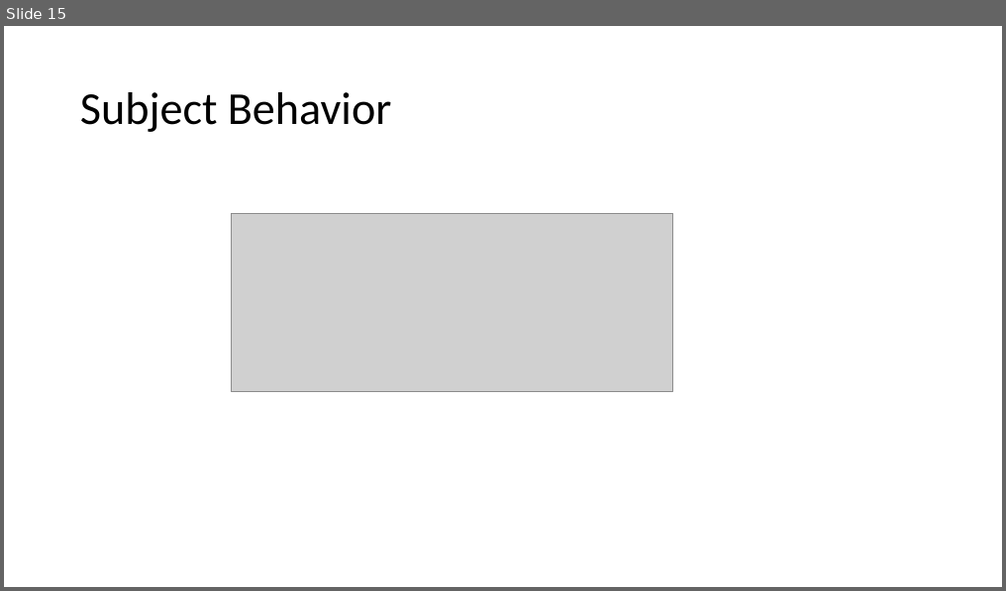
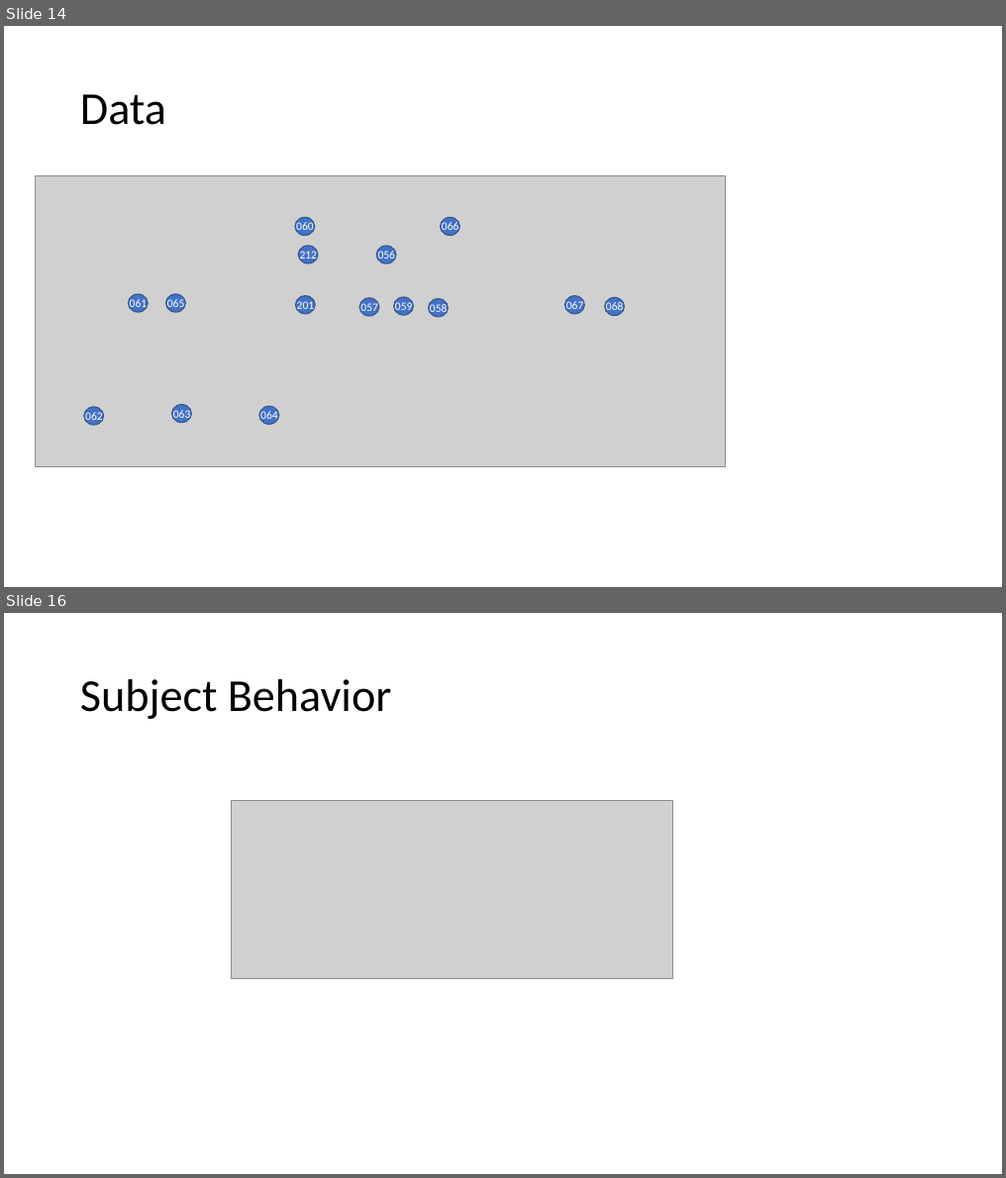
Before and after one commit to I2PM/Standard-Documents-for-Subject-Orientation, a slide deck: PASS-STandardisierungsdokument/20181026-Ontologie-Bilder/20181206 Bilder PASS Ontologie.pptx. Shown one above the other, each under a label of ours: slide 15 before the commit, slides 14 and 16 after it; the slides between them are not shown. The pictures are 1006x591 and 1006x1178 pixels, drawn with LibreOffice and Linux fonts; fonts in the diff are those of the drawing; grey boxes stand for pictures. Boxes give left, top, right and bottom in pixels: in the first picture for what was removed or moved away, otherwise in the second. Text is boxed around its words. In the diff, an @@ line names an element or a change of style, - is before the commit and + after.

```diff
--- a/PASS-STandardisierungsdokument/20181026-Ontologie-Bilder/20181206 Bilder PASS Ontologie.pptx
+++ b/PASS-STandardisierungsdokument/20181026-Ontologie-Bilder/20181206 Bilder PASS Ontologie.pptx
@@ slide 14 added at box(4, 26, 1002, 587), background #FFFFFF @@
@@ title added at box(80, 94, 166, 125), 44 pt, text #000000 @@
+Data
@@ picture added at box(36, 175, 726, 467) @@
@@ ellipse added at box(295, 218, 315, 236), fill #4472C4, outline #325491 1 pt @@
@@ text added at box(296, 221, 314, 234), 11 pt, text #FFFFFF @@
+060
@@ ellipse added at box(441, 218, 460, 236), fill #4472C4, outline #325491 1 pt @@
@@ text added at box(442, 221, 459, 234), 11 pt, text #FFFFFF @@
+066
@@ ellipse added at box(298, 246, 318, 264), fill #4472C4, outline #325491 1 pt @@
@@ text added at box(300, 249, 318, 262), 11 pt, text #FFFFFF @@
+212
@@ ellipse added at box(377, 246, 396, 264), fill #4472C4, outline #325491 1 pt @@
@@ text added at box(378, 250, 396, 263), 11 pt, text #FFFFFF @@
+056
@@ ellipse added at box(129, 294, 148, 312), fill #4472C4, outline #325491 1 pt @@
@@ text added at box(130, 298, 148, 311), 11 pt, text #FFFFFF @@
+061
@@ ellipse added at box(165, 294, 185, 312), fill #4472C4, outline #325491 1 pt @@
@@ text added at box(167, 298, 185, 311), 11 pt, text #FFFFFF @@
+065
@@ ellipse added at box(295, 296, 315, 314), fill #4472C4, outline #325491 1 pt @@
@@ text added at box(297, 299, 315, 312), 11 pt, text #FFFFFF @@
+201
@@ ellipse added at box(359, 298, 379, 316), fill #4472C4, outline #325491 1 pt @@
@@ text added at box(360, 301, 378, 314), 11 pt, text #FFFFFF @@
+057
@@ ellipse added at box(394, 297, 414, 315), fill #4472C4, outline #325491 1 pt @@
@@ text added at box(395, 301, 413, 314), 11 pt, text #FFFFFF @@
+059
@@ ellipse added at box(429, 299, 448, 317), fill #4472C4, outline #325491 1 pt @@
@@ text added at box(430, 302, 448, 315), 11 pt, text #FFFFFF @@
+058
@@ ellipse added at box(564, 296, 584, 314), fill #4472C4, outline #325491 1 pt @@
@@ text added at box(566, 299, 584, 312), 11 pt, text #FFFFFF @@
+067
@@ ellipse added at box(604, 297, 624, 316), fill #4472C4, outline #325491 1 pt @@
@@ text added at box(606, 301, 624, 314), 11 pt, text #FFFFFF @@
+068
@@ ellipse added at box(84, 407, 104, 425), fill #4472C4, outline #325491 1 pt @@
@@ text added at box(85, 410, 103, 423), 11 pt, text #FFFFFF @@
+062
@@ ellipse added at box(171, 405, 191, 423), fill #4472C4, outline #325491 1 pt @@
@@ text added at box(173, 408, 191, 421), 11 pt, text #FFFFFF @@
+063
@@ ellipse added at box(259, 406, 279, 424), fill #4472C4, outline #325491 1 pt @@
@@ text added at box(260, 410, 278, 423), 11 pt, text #FFFFFF @@
+064
@@ what was slide 15 is now slide 16 @@
```
Also in this commit, not shown: 1 slide changed, 2 other slides added, 2 slides removed, 41 other files.
